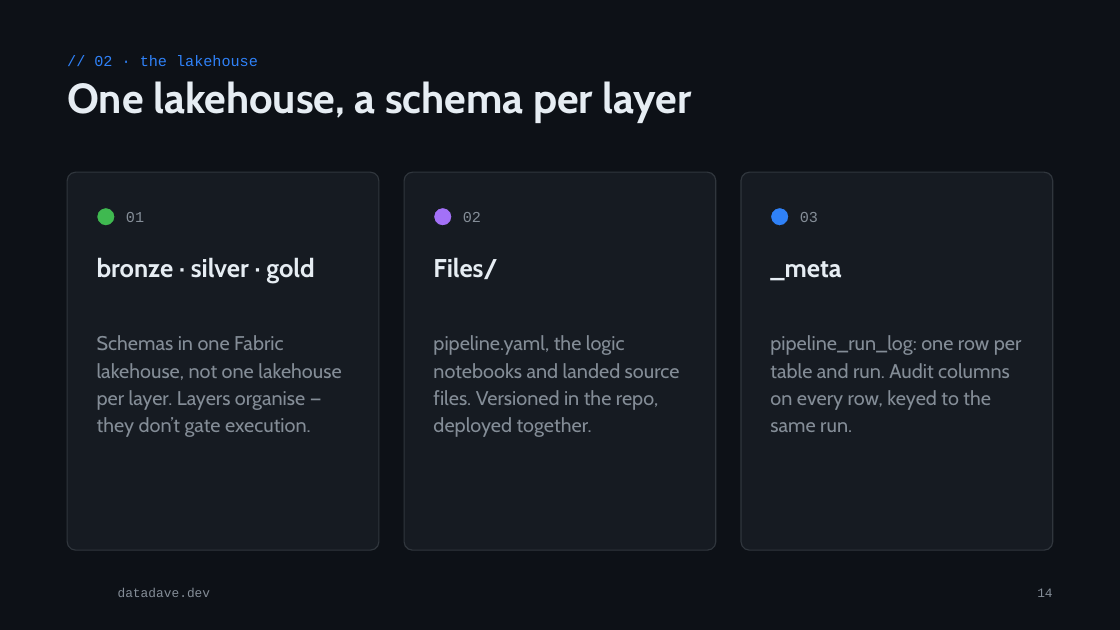
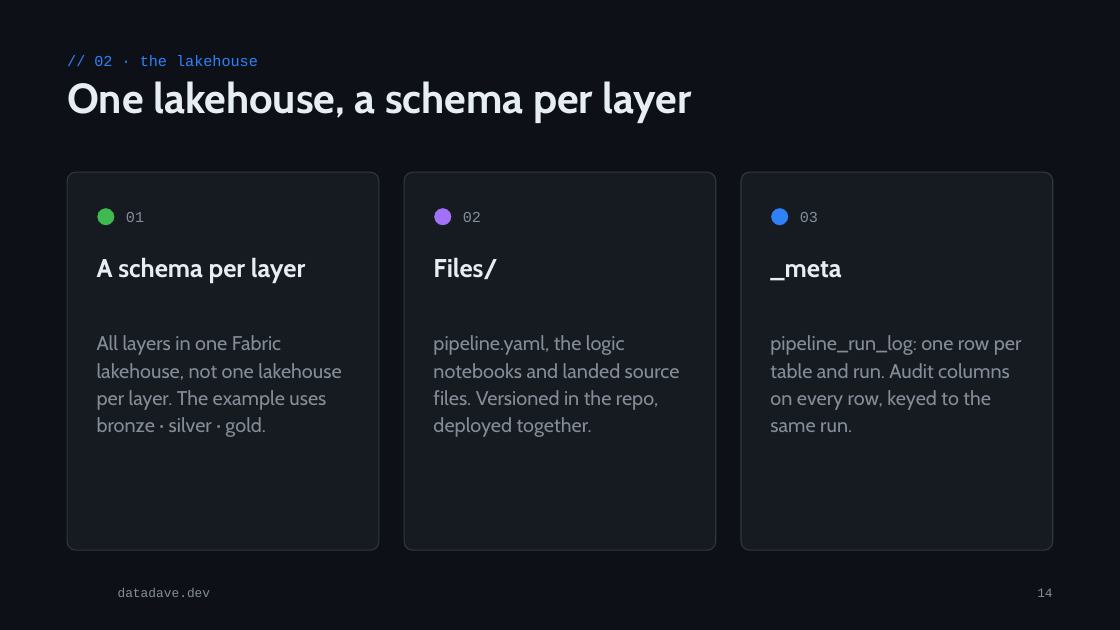
Before and after one commit to phant0mw0lf/datadave, a slide deck: slide 14 of talks/2026-12-metadata-orchestration/metadata-orchestration.pptx. Drawn at 1120x630 pixels with LibreOffice and Linux fonts; fonts in the diff are those of the drawing; background and template pictures are left out. Boxes give left, top, right and bottom in pixels: in the first picture for what was removed or moved away, otherwise in the second. Text is boxed around its words. In the diff, an @@ line names an element or a change of style, - is before the commit and + after.

Commit message:
content(talks): fabric comparison, layer slide and a less pipetree-centric framing
Adds the two-ways-on-Fabric section from part 3, a slide on free layer naming, a 'you don't need my package' slide, and neutral wording on the layer and executor slides.

```diff
--- a/talks/2026-12-metadata-orchestration/metadata-orchestration.pptx
+++ b/talks/2026-12-metadata-orchestration/metadata-orchestration.pptx
@@ text at box(97, 257, 305, 283): text changed @@
-bronze · silver · gold
+A schema per layer
@@ text at box(97, 335, 341, 437): text changed @@
-Schemas in one Fabric lakehouse, not one lakehouse per layer. Layers organise — they don’t gate execution.
+All layers in one Fabric lakehouse, not one lakehouse per layer. The example uses bronze · silver · gold.
```
Also in this commit, not shown: 11 other slides changed, 9 slides added, 3 other files.
